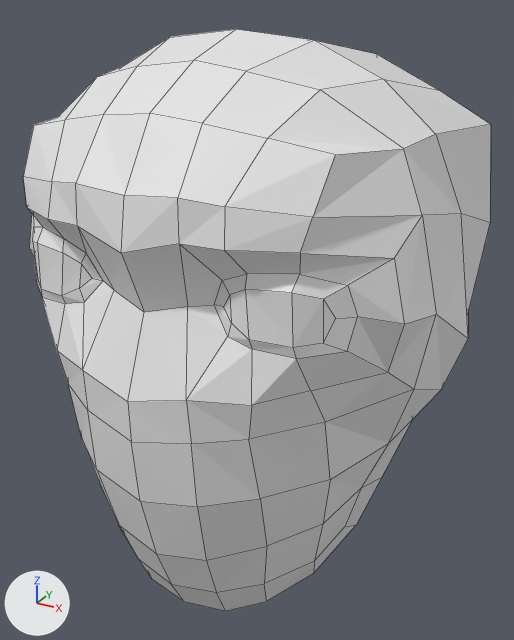
A saved change to the Blender file BaseMeshPractice.blend.
Both versions are drawn from a 50 mm lens placed at (86.8, -161.1, 97.1), pointed at (0.6, -4.4, 18.8). Arrows for +X, +Y and +Z are at lower left; the lights stay in place. Mesh edges are drawn as thin lines.
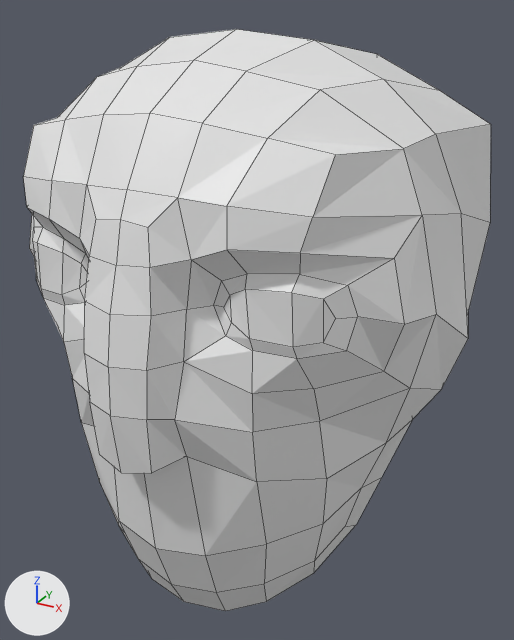
Commit message: add little bit of a nose in BaseMeshPractice

Boxes [x1, y1, x2, y2] around the edits, measured in the pictures (514 x 640 px):
part 1 of me_cube, built on: [30, 114, 436, 577] in both

The change in detail:
me_cube is used by ob_cube; location (0.0, 0.0, 0.0).
me_cube had 115 vertices, 101 faces and spanned x 0.0..57.0, y -59.7..59.6, z -48.2..92.6.
me_cube now has 123 vertices, 108 faces and spans x 0.0..57.0, y -65.5..59.6, z -48.2..92.6.
Part 1, on me_cube:
5 vertices are removed from x 0.0..14.2, y -59.7..-52.1, z -3.2..65.2.
12 faces are deleted.
30 vertices move from x 0.0..50.3, y -59.7..-19.2, z -24.1..64.3 to x 0.0..49.4, y -63.7..-19.3, z -22.2..65.2.
13 vertices are added at x 0.0..11.3, y -65.5..-53.8, z 7.0..64.7.
19 new faces join them.
